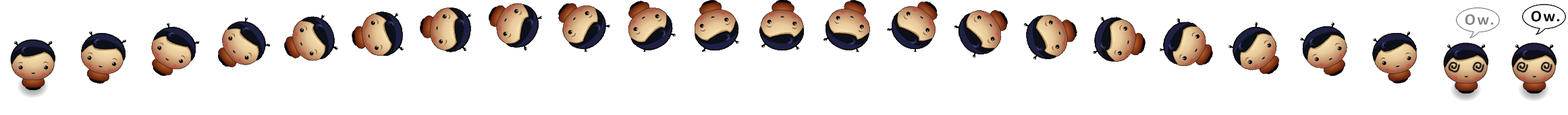
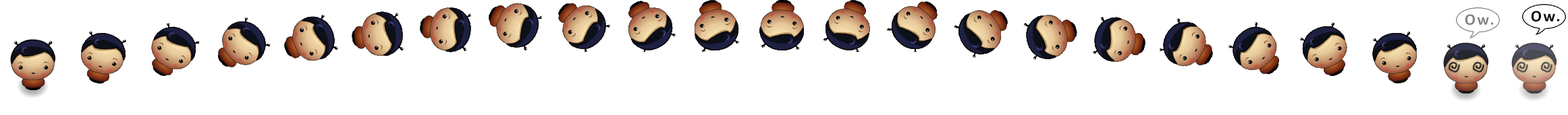
The second 1568 × 115 image is a revision of the first. Changes to its layers:
pixels changed over bbox(1443, 42, 1557, 102) (layer not identified)
